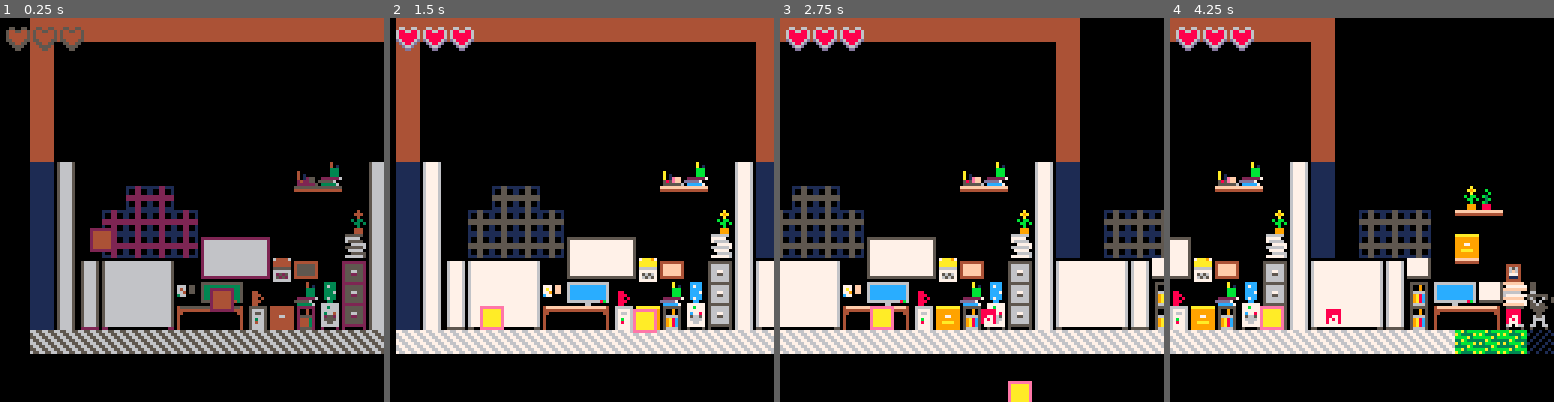
Above: before the commit, frames 1-4 (left to right).
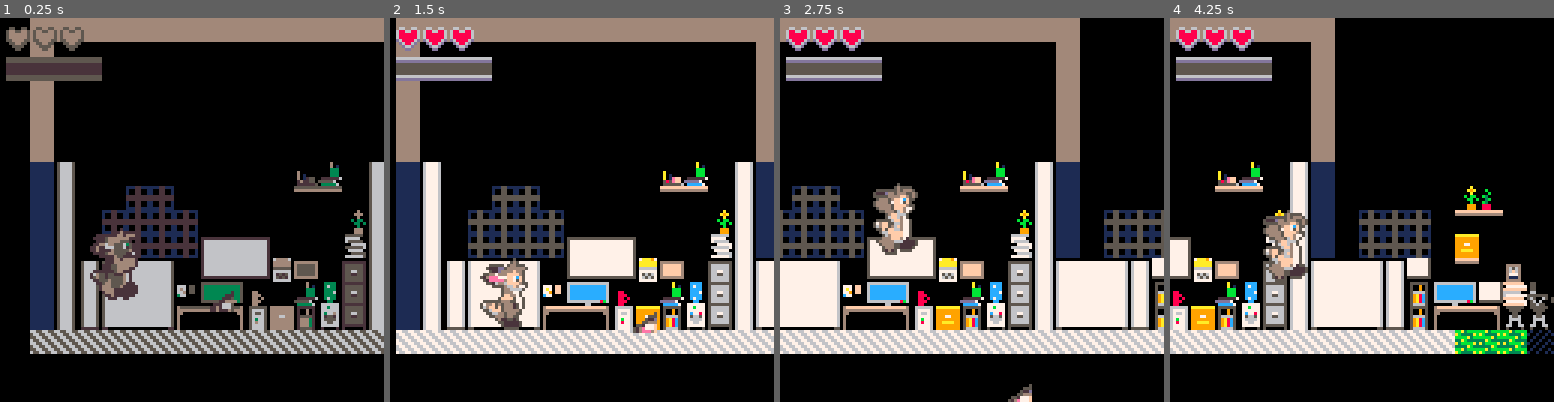
Above: after the commit, the same moments.

Repository: aritosuits/onebuttonjam2024
Game: PICO-8 cartridge cart.p8
The game is run twice, just before and just after one commit, with the same random seed, the same clock (stepped at 60 frames per second) and the same inputs.
Inputs:
- Up to frame 1 (0.25 s): no input
- Up to frame 2 (1.5 s): tap O (Z key) at 0.7 s
- Up to frame 3 (2.75 s): tap O (Z key) at 1.7, 2.1, 2.5 s
- Up to frame 4 (4.25 s): tap O (Z key) every 0.4 s from 2.9 to 4.1 s

The runs differ from the first frame. In frame 1, 15% of the frame differs, in the area x 1-100%, y 0-82%; in frame 2, 13%; in frame 3, 11%; in frame 4, 8.5%.

Commit message:
Fennec sprite, animations, ground pound

Diff:
--- a/assemblages.lua
+++ b/assemblages.lua
@@ -9,13 +9,16 @@
 	e:attach('controller')
 	e:attach('autorun', 30)
 	e:attach('health', 3, true)
-	e:attach('sprite', 0)
+	e:attach('sprite', 0, 2, 3)
 	e:attach('physics')
 	e:attach('collider', 0, 0, 8, 8)
 	e:attach('weapon', 0)
 	e:attach('frames')
-	add_anim(e, 'jump', {{ num = 32, delay = 1 }, { num = 33, delay = 2 }})
-	add_anim(e, 'walk', {{ num = 48 }, { num = 49 }, { num = 50 }, { num = 51 }})
+	add_anim(e, 'default', {{ num = 0 }})
+	add_anim(e, 'jump', {{ num = 64 }})
+	add_anim(e, 'kick', {{ num = 66 }})
+	add_anim(e, 'walk', {{ num = 2 }, { num = 4 }, { num = 6 }, { num = 8 }, { num = 10 }, { num = 12 }, { num = 14 }})
+	e.frames.delay = 3
 	change_anim(e, 'walk')
 	e:attach('player')
 	return e
--- a/components.lua
+++ b/components.lua
@@ -24,7 +24,7 @@
 end
 function change_anim(e, name)
 	if e.frames.anim == name then return end
-	if e.frames.anim[name] == nil then return end
+	if type(e.frames[name]) != 'table' then return end
 	e.frames.anim = name
 	e.frames.frame = 1
 end
--- a/state.game.lua
+++ b/state.game.lua
@@ -6,14 +6,10 @@
 function game.enter()
 	hero = assemblage.player(20, 70)
 	enemy = assemblage.machine('', 60, 90)
-	--for i = 1, hero.health do
-	--	assemblage.healthSprite(i,true)
-	--end
 end
 
 function game.update(dt)
 	system.update(dt)
-
 end
 
 function game.draw()
@@ -23,12 +19,17 @@
 	map(0, 0)
 	-- entities
 	system.draw()
+	-- ui
 	camera()
-	-- ui
-	game.drawHealth()
-	--for i = 1, 4 do
-	--	spr(hero.weapon.level >= i and 255 or 239, (i-1) * 8 + 2, 13) -- gun
-	--end
+	for i = 1, 3 do
+		spr(hero.health >= i and 223 or 207, (i-1) * 9 + 2, 3) -- health
+	end
+	for i = 1, 4 do
+		spr(hero.weapon.level >= i and 255 or 239, (i-1) * 8 + 2, 13) -- gun
+	end
+	-- change brown and purple to better colors
+	pal(4, 134, 1)
+	pal(2, 133, 1)
 end
 
 function game.press()
@@ -43,12 +44,6 @@
 	hero.controller.secs = secs
 end
 
-function game.drawHealth()
-	for i = 1, 3 do
-		spr(hero.health >= i and 223 or 207, (i-1) * 9 + 2, 3) -- health
-	end
-end
-
 function game.leave()
 	hero = nil
 end
--- a/systems.lua
+++ b/systems.lua
@@ -21,11 +21,30 @@
 	end
 )
 
-system.create('character', {'controller', 'physics'},
+system.create('controller', {'controller', 'physics'},
 	function(e, dt)
 		if e.controller.press then
 			e.controller.press = false
-			if e:has("player") then
+			if e.physics.grounded then
+				e.physics.vy = -6.5
+			else
+				e.physics.vy = 6
+				change_anim(e, 'kick')
+			end
+		elseif e.controller.release then
+			e.controller.release = false
+		elseif e.controller.hold then
+			e.controller.hold = false
+		end
+	end,
+	nil
+)
+
+system.create('machine', {'omg', 'controller', 'physics'},
+	function(e, dt)
+		if e.controller.press then
+			e.controller.press = false
+			if e:has('player') then
 				assemblage.player_bullet(e.x + 2, e.y + 1, 6)
 			else
 				assemblage.enemy_bullet(e.x + 2, e.y + 1, 6)
@@ -35,7 +54,7 @@
 		elseif e.controller.hold then
 			e.controller.hold = false
 			if e.controller.secs >= 0.1 and e.physics.grounded then
-				e.physics.vy = -4
+				e.physics.vy = -3.5
 			end
 		end
 	end,
@@ -47,20 +66,24 @@
 	function(e, dt)
 		if e:has('floating') then return end
 		if e.physics.mass <= 0 then return end
-		-- the hardcoded 96 should be removed
+		-- the hardcoded 80 should be removed
 		-- and a ground collider added if we want pits
-		if e.y < 96 then
+		if e.y < 80 then
 			e.physics.vy += gravity * dt
-			e.physics.grounded = false
-			if e:has('frames') then
-				change_anim(e, 'jump')
+			if e.physics.grounded then
+				e.physics.grounded = false
+				if e:has('frames') then
+					change_anim(e, 'jump')
+				end
 			end
-		elseif not e.physics.grounded then
-			e.physics.vy = 0
-			e.y = 96
-			e.physics.grounded = true
-			if e:has('frames') then
-				change_anim(e, 'walk')
+		else
+			e.physics.vy /= 1.5
+			e.y = 80
+		 	if not e.physics.grounded then
+				e.physics.grounded = true
+				if e:has('frames') then
+					change_anim(e, 'walk')
+				end
 			end
 		end
 	end,
@@ -133,15 +156,15 @@
 -- -1 on x and or y to not move in that direction?
 system.create('movement', {'physics', 'movement'},
 	function(e, dt)
-			e.physics.vx += 0.5
-			e.movement.max_y = e.movement.max_y or 5 * dt
-			if e.physics.vx >= e.movement.speed * dt then
-				e.physics.vx = e.movement.speed * dt
-			end
-			e.physics.vy += 0.5 * dt
-			if e.physics.vy >= e.movement.speed * dt then
-				e.physics.vy = e.movement.speed * dt
-			end
+		e.physics.vx += 0.5
+		e.movement.max_y = e.movement.max_y or 5 * dt
+		if e.physics.vx >= e.movement.speed * dt then
+			e.physics.vx = e.movement.speed * dt
+		end
+		e.physics.vy += 0.5 * dt
+		if e.physics.vy >= e.movement.speed * dt then
+			e.physics.vy = e.movement.speed * dt
+		end
 	end,
 	nil
 )
Not shown, changed: 56 lines of the sprite sheet (__gfx__) section of cart.p8
